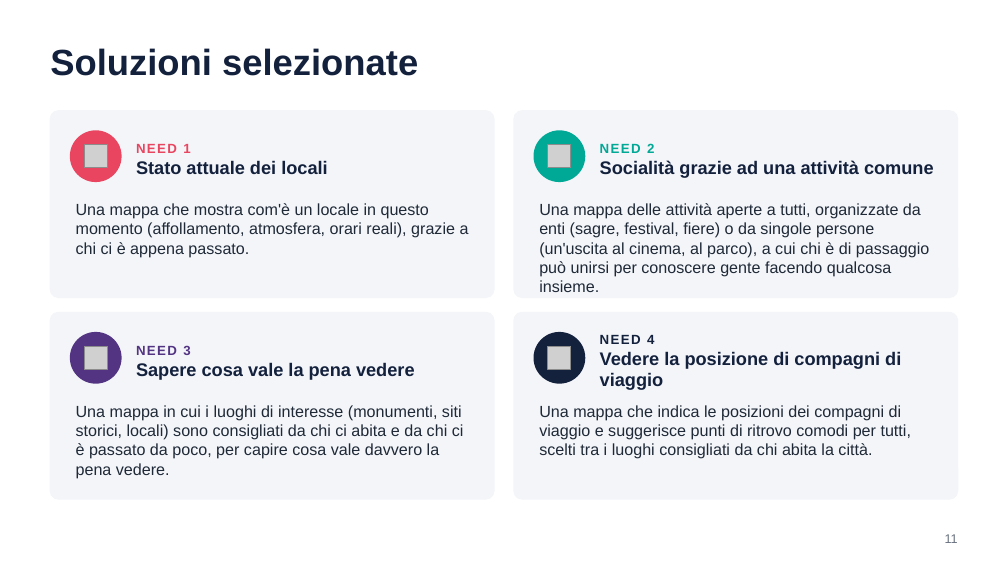
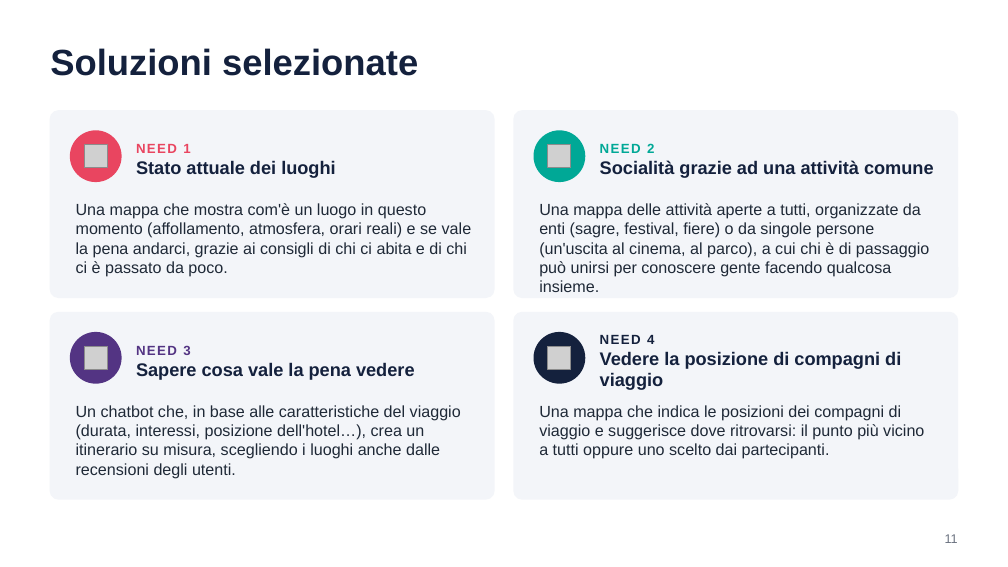
Before and after one commit to matidan01/HCI-project, a slide deck: slide 11 of A1/A1_Needfinding_Slides.pptx. Drawn at 1008x567 pixels with LibreOffice and Linux fonts; fonts in the diff are those of the drawing; grey boxes stand for pictures. Boxes give left, top, right and bottom in pixels: in the first picture for what was removed or moved away, otherwise in the second. Text is boxed around its words. In the diff, an @@ line names an element or a change of style, - is before the commit and + after.

```diff
--- a/A1/A1_Needfinding_Slides.pptx
+++ b/A1/A1_Needfinding_Slides.pptx
@@ text at (136,160,335,178): text changed @@
-Stato attuale dei locali
+Stato attuale dei luoghi
@@ text at (76,203,472,277): text changed @@
-Una mappa che mostra com'è un locale in questo momento (affollamento, atmosfera, orari reali), grazie a chi ci è appena passato.
+Una mappa che mostra com'è un luogo in questo momento (affollamento, atmosfera, orari reali) e se vale la pena andarci, grazie ai consigli di chi ci abita e di chi ci è passato da poco.
@@ text at (76,405,461,479): text changed @@
-Una mappa in cui i luoghi di interesse (monumenti, siti storici, locali) sono consigliati da chi ci abita e da chi ci è passato da poco, per capire cosa vale davvero la pena vedere.
+Un chatbot che, in base alle caratteristiche del viaggio (durata, interessi, posizione dell'hotel…), crea un itinerario su misura, scegliendo i luoghi anche dalle recensioni degli utenti.
@@ text at (539,405,924,459): text changed @@
-Una mappa che indica le posizioni dei compagni di viaggio e suggerisce punti di ritrovo comodi per tutti, scelti tra i luoghi consigliati da chi abita la città.
+Una mappa che indica le posizioni dei compagni di viaggio e suggerisce dove ritrovarsi: il punto più vicino a tutti oppure uno scelto dai partecipanti.
```
Also in this commit, not shown: 1 slide added, 1 other file.
